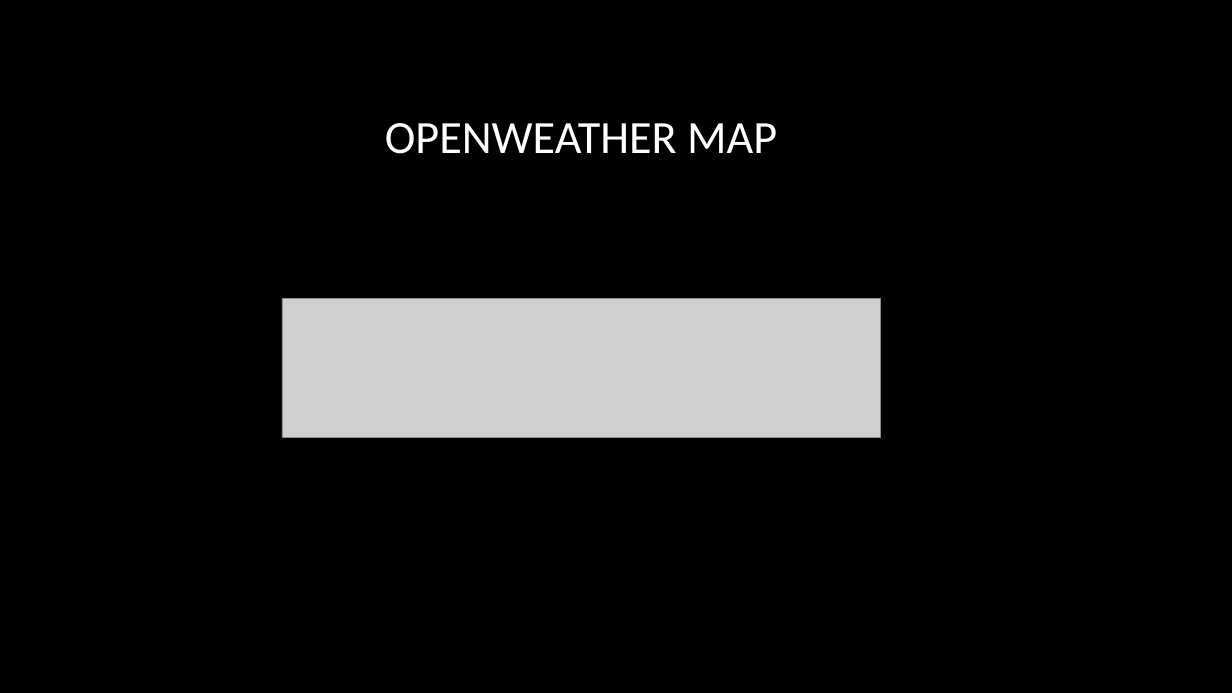
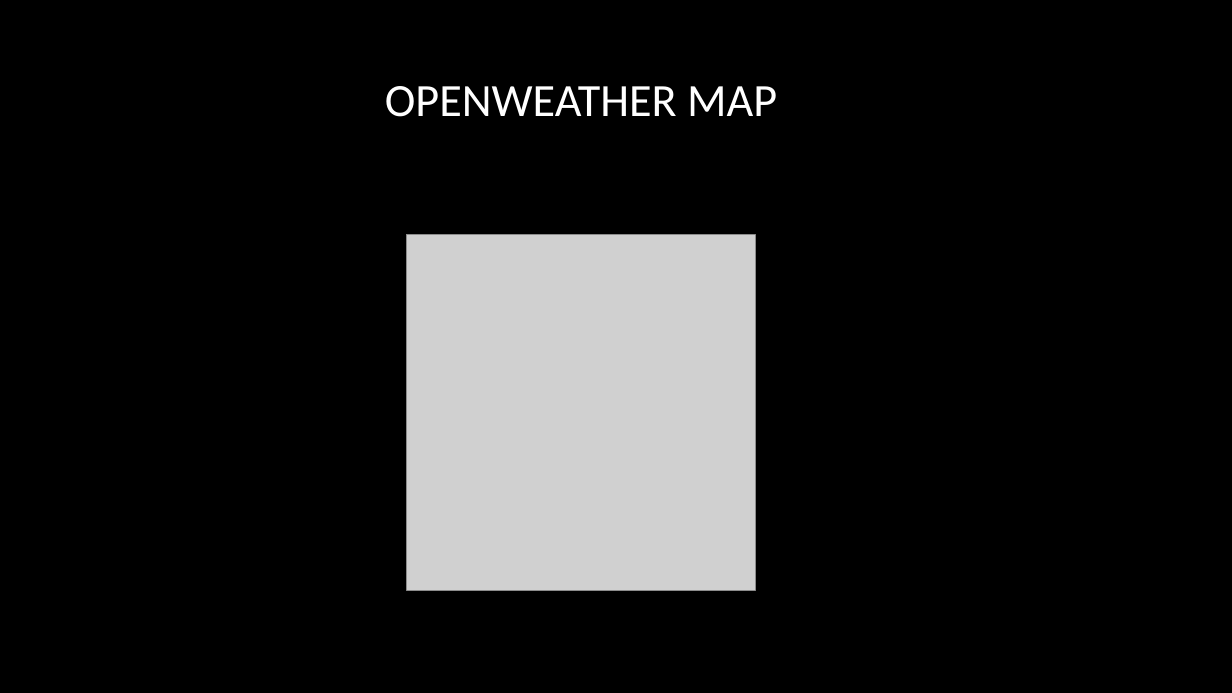
Before and after one commit to regfarad/mapsLibrary, a slide deck: slide 6 of PWP Presentation 1/Présentation_modifier.pptx. Drawn at 1232x693 pixels with LibreOffice and Linux fonts; fonts in the diff are those of the drawing; grey boxes stand for pictures; background and template pictures are left out. Boxes give left, top, right and bottom in pixels: in the first picture for what was removed or moved away, otherwise in the second. Text is boxed around its words. In the diff, an @@ line names an element or a change of style, - is before the commit and + after.

```diff
--- a/PWP Presentation 1/Présentation_modifier.pptx
+++ b/PWP Presentation 1/Présentation_modifier.pptx
@@ title "OPENWEATHER MAP": place and size @@
-title "OPENWEATHER MAP" at [385, 123, 777, 154]
+title "OPENWEATHER MAP" at [385, 86, 777, 117]
@@ picture added at [407, 235, 755, 590] @@
@@ picture removed at [282, 299, 880, 437] @@
```
Also in this commit, not shown: 6 other slides changed, 2 other files.
